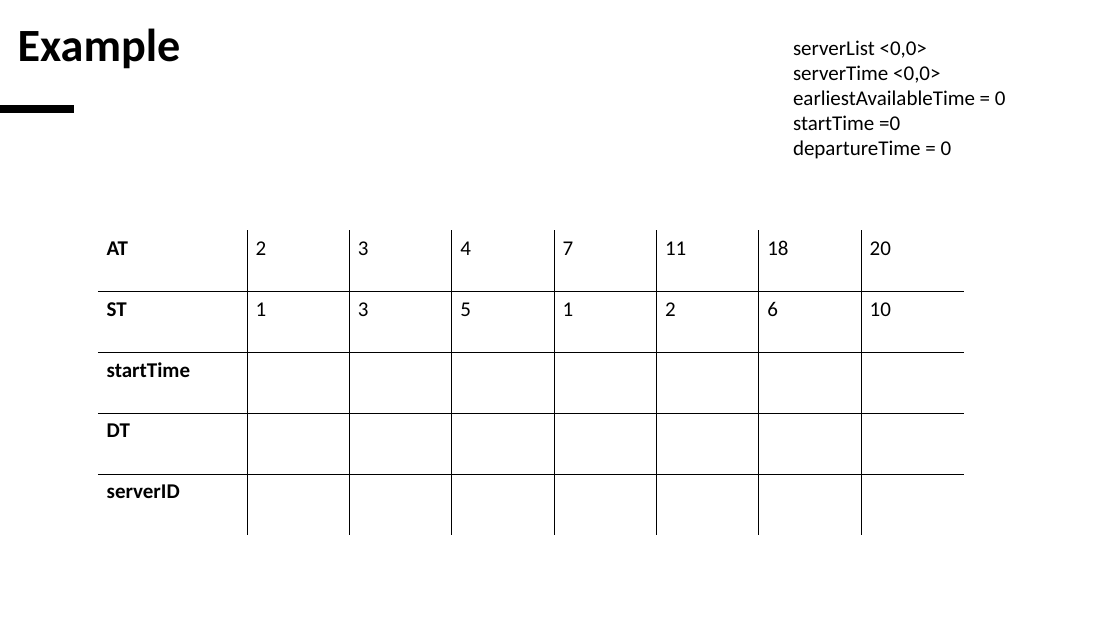
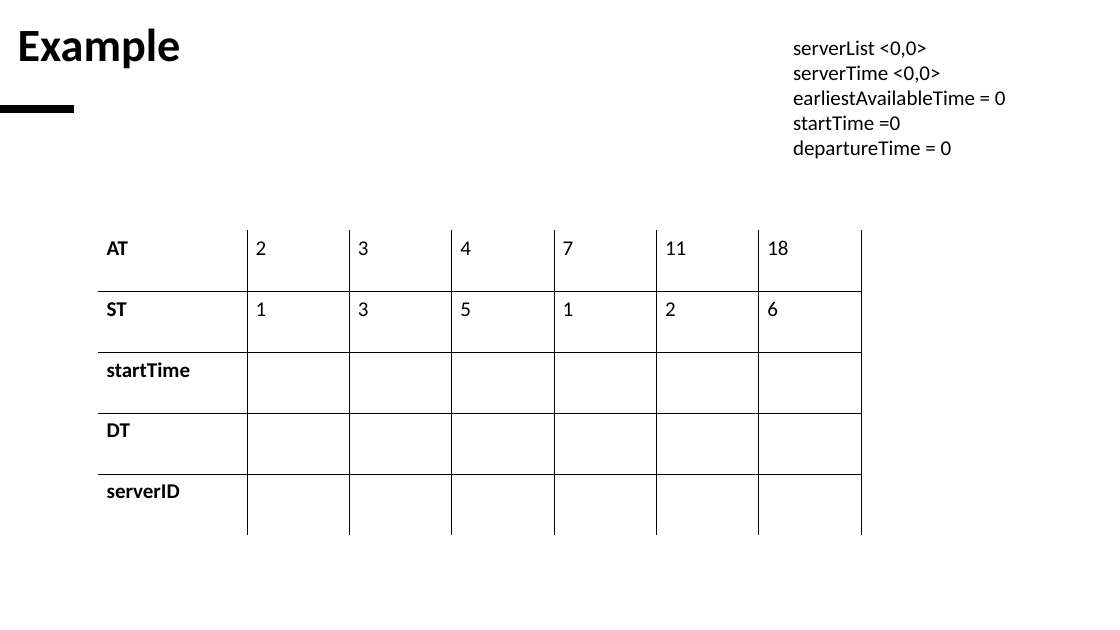
Before and after one commit to HashimAlSadah/COE588_Project, a slide deck: slide 7 of Presentation/Presentation.pptx (slide 6 before the commit). Drawn at 1120x630 pixels with LibreOffice and Linux fonts; fonts in the diff are those of the drawing. Boxes give left, top, right and bottom in pixels: in the first picture for what was removed or moved away, otherwise in the second. Text is boxed around its words. In the diff, an @@ line names an element or a change of style, - is before the commit and + after.

```diff
--- a/Presentation/Presentation.pptx
+++ b/Presentation/Presentation.pptx
@@ table at bbox=[98, 231, 862, 536] @@
-column 8: 20 | 10 |  |  | 
@@ table: place and size @@
-table at bbox=[98, 231, 965, 536]
+table at bbox=[98, 231, 862, 536]
```
Also in this commit, not shown: 6 other slides changed, 1 slide added, 1 slide removed.
